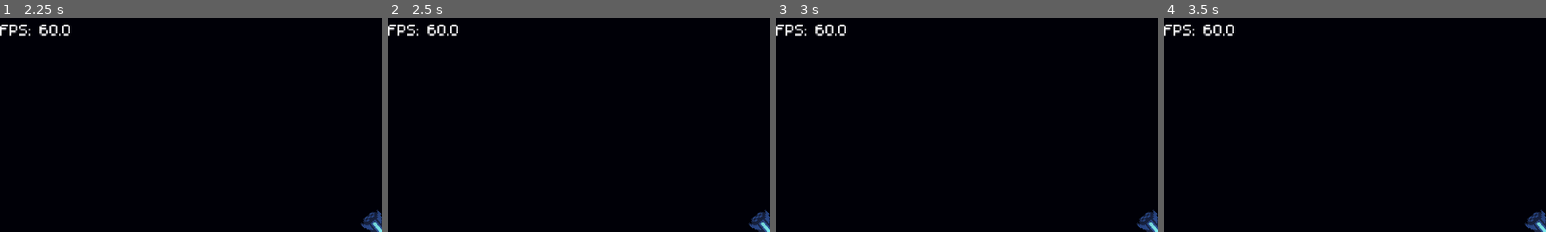
Above: before the commit, frames 1-4 (left to right).
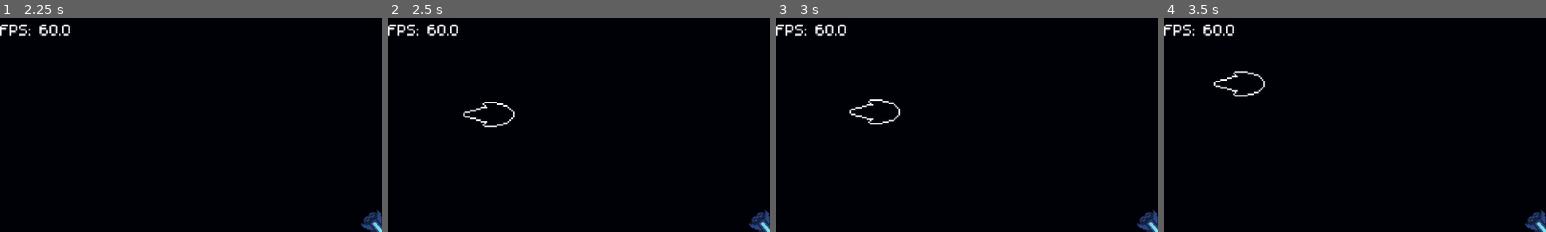
Above: after the commit, the same moments.

Repository: austingwatson/Depths
Game: Godot game, scene res://scenes/title_screen.tscn
Two runs of this game, one before a commit and one after it. Both use one fixed random seed, a clock stepped at 60 frames per second and the inputs below.
Inputs (mouse positions are % of the whole screen's width and height, from its top left):
- Up to frame 1 (2.25 s): click "Play" at 0.5 s; move the mouse to (72, 45) at 1.27 s; hold Space (thrust) 1.28-2.03 s; tap Shift (sonar) at 1.35 s; move the mouse to (30, 55) at 2.02 s; right-click (30, 55) at 2.1 s
- Up to frame 2 (2.5 s): tap Shift (sonar) at 2.3 s
- Up to frame 3 (3 s): tap Enter at 2.75 s; move the mouse to (60, 28) at 2.77 s; hold Space (thrust) from 2.78 s (still down); click (60, 28) at 2.85 s
- Up to frame 4 (3.5 s): keep holding Space (thrust); tap Shift (sonar) at 3.05 s
The pictures show only the part of the screen within x 0-50%, y 0-50%; the shares and areas given below are measured in that part.

Frame 1 is identical in both runs. In frame 2, 0.3% of the frame differs, in the area x 19-34%, y 39-52%; in frame 3, 0.3%, in the area x 19-33%, y 37-50%; in frame 4, 0.3%.

Commit message:
added outline to hunter fish

Diff:
--- /dev/null
+++ b/scenes/component/fish_sprite.tscn
@@ -0,0 +1,32 @@
+[gd_scene load_steps=5 format=3 uid="uid://yr7unnis4qow"]
+
+[ext_resource type="Script" uid="uid://dingorsklv5or" path="res://scripts/component/fish_sprite.gd" id="1_2sono"]
+
+[sub_resource type="CanvasItemMaterial" id="CanvasItemMaterial_2sono"]
+light_mode = 2
+
+[sub_resource type="CanvasTexture" id="CanvasTexture_2sono"]
+resource_local_to_scene = true
+
+[sub_resource type="CanvasItemMaterial" id="CanvasItemMaterial_hvfl6"]
+light_mode = 1
+
+[node name="FishSprite" type="Sprite2D"]
+material = SubResource("CanvasItemMaterial_2sono")
+texture = SubResource("CanvasTexture_2sono")
+region_enabled = true
+region_rect = Rect2(0, 16, 32, 16)
+script = ExtResource("1_2sono")
+
+[node name="Outline" type="Sprite2D" parent="."]
+visible = false
+material = SubResource("CanvasItemMaterial_hvfl6")
+
+[node name="VisibleOnScreenNotifier2D" type="VisibleOnScreenNotifier2D" parent="."]
+
+[node name="PingedTimer" type="Timer" parent="."]
+one_shot = true
+
+[connection signal="screen_entered" from="VisibleOnScreenNotifier2D" to="." method="_on_visible_on_screen_notifier_2d_screen_entered"]
+[connection signal="screen_exited" from="VisibleOnScreenNotifier2D" to="." method="_on_visible_on_screen_notifier_2d_screen_exited"]
+[connection signal="timeout" from="PingedTimer" to="." method="_on_pinged_timer_timeout"]
--- /dev/null
+++ b/scenes/component/sonar.tscn
@@ -0,0 +1,17 @@
+[gd_scene load_steps=3 format=3 uid="uid://dwfmk3hcaog1x"]
+
+[ext_resource type="Script" uid="uid://cpt7lapl1j3hj" path="res://scripts/component/sonar.gd" id="1_1dghd"]
+
+[sub_resource type="CircleShape2D" id="CircleShape2D_71oby"]
+radius = 0.01
+
+[node name="Sonar" type="Area2D"]
+collision_layer = 2
+collision_mask = 12
+monitorable = false
+script = ExtResource("1_1dghd")
+
+[node name="CollisionShape2D" type="CollisionShape2D" parent="."]
+shape = SubResource("CircleShape2D_71oby")
+
+[connection signal="area_entered" from="." to="." method="_on_area_entered"]
--- a/scenes/entity/actor/floater.tscn
+++ b/scenes/entity/actor/floater.tscn
@@ -98,3 +98,4 @@
 speed_scale = 0.5
 
 [connection signal="dead" from="HurtBox" to="." method="_on_hurt_box_dead"]
+[connection signal="pinged" from="HurtBox" to="." method="_on_hurt_box_pinged"]
--- a/scenes/entity/actor/hunter_fish.tscn
+++ b/scenes/entity/actor/hunter_fish.tscn
@@ -1,17 +1,18 @@
-[gd_scene load_steps=9 format=3 uid="uid://daxpl8wgwrd7w"]
+[gd_scene load_steps=10 format=3 uid="uid://daxpl8wgwrd7w"]
 
 [ext_resource type="Texture2D" uid="uid://cc2bgbvc2jubk" path="res://assets/textures/entity/hunter_fish.png" id="1_p6sfq"]
 [ext_resource type="Script" uid="uid://b8wcqwldkw4th" path="res://scripts/entity/actor/hunter_fish.gd" id="1_snnp5"]
 [ext_resource type="PackedScene" uid="uid://dgefqrqeh3evl" path="res://scenes/component/movement.tscn" id="2_vbyxb"]
+[ext_resource type="PackedScene" uid="uid://yr7unnis4qow" path="res://scenes/component/fish_sprite.tscn" id="3_mrtdc"]
 [ext_resource type="PackedScene" uid="uid://b0rymrbfbbdhr" path="res://scenes/component/hurt_box.tscn" id="3_vbyxb"]
 [ext_resource type="Texture2D" uid="uid://hyyf28m6abmq" path="res://assets/textures/entity/hunter_fish_normals.png" id="4_mrtdc"]
 
-[sub_resource type="CanvasItemMaterial" id="CanvasItemMaterial_mrtdc"]
-light_mode = 2
+[sub_resource type="CanvasTexture" id="CanvasTexture_ce58k"]
+resource_local_to_scene = true
 
-[sub_resource type="CanvasTexture" id="CanvasTexture_fjt5v"]
-diffuse_texture = ExtResource("1_p6sfq")
-normal_texture = ExtResource("4_mrtdc")
+[sub_resource type="AtlasTexture" id="AtlasTexture_ce58k"]
+atlas = ExtResource("1_p6sfq")
+region = Rect2(32, 16, 32, 16)
 
 [sub_resource type="CircleShape2D" id="CircleShape2D_snnp5"]
 
@@ -21,11 +22,13 @@
 [node name="Movement" parent="." node_paths=PackedStringArray("entity") instance=ExtResource("2_vbyxb")]
 entity = NodePath("..")
 
-[node name="Sprite2D" type="Sprite2D" parent="."]
-material = SubResource("CanvasItemMaterial_mrtdc")
-texture = SubResource("CanvasTexture_fjt5v")
-vframes = 2
-frame = 1
+[node name="FishSprite" parent="." instance=ExtResource("3_mrtdc")]
+texture = SubResource("CanvasTexture_ce58k")
+diffuse_texture = ExtResource("1_p6sfq")
+normal_texture = ExtResource("4_mrtdc")
+outline_texture = SubResource("AtlasTexture_ce58k")
+visible_rect = Rect2(-16, -8, 32, 16)
+show_time = 2.5
 
 [node name="HurtBox" parent="." instance=ExtResource("3_vbyxb")]
 collision_layer = 4
@@ -35,3 +38,4 @@
 shape = SubResource("CircleShape2D_snnp5")
 
 [connection signal="dead" from="HurtBox" to="." method="_on_hurt_box_dead"]
+[connection signal="pinged" from="HurtBox" to="." method="_on_hurt_box_pinged"]
--- a/scenes/entity/actor/player.tscn
+++ b/scenes/entity/actor/player.tscn
@@ -10,6 +10,7 @@
 [ext_resource type="Texture2D" uid="uid://brrmjvq8w3jmh" path="res://assets/textures/effects/ies_lights_pack_3d_model2.png" id="6_owhjy"]
 [ext_resource type="Texture2D" uid="uid://bcfvhcan1b35c" path="res://assets/textures/effects/ies_lights_model2.png" id="8_8l8co"]
 [ext_resource type="Script" uid="uid://41fi5af4texf" path="res://scripts/ui/camera_2d.gd" id="10_8l8co"]
+[ext_resource type="PackedScene" uid="uid://dwfmk3hcaog1x" path="res://scenes/component/sonar.tscn" id="11_eybgf"]
 
 [sub_resource type="AtlasTexture" id="AtlasTexture_8l8co"]
 atlas = ExtResource("3_v1h6o")
@@ -108,6 +109,10 @@
 [node name="Camera2D" type="Camera2D" parent="."]
 script = ExtResource("10_8l8co")
 
+[node name="Sonar" parent="." instance=ExtResource("11_eybgf")]
+max_radius = 1000.0
+duration = 5.0
+
 [connection signal="charging" from="Energy" to="." method="_on_energy_charging"]
 [connection signal="energy_changed" from="Energy" to="." method="_on_energy_energy_changed"]
 [connection signal="no_energy" from="Energy" to="." method="_on_energy_no_energy"]
--- /dev/null
+++ b/scripts/component/fish_sprite.gd
@@ -0,0 +1,39 @@
+class_name FishSprite
+extends Sprite2D
+
+@export var diffuse_texture: Texture2D
+@export var normal_texture: Texture2D
+@export var outline_texture: Texture2D
+@export var visible_rect: Rect2
+@export var show_time: float
+@onready var outline := $Outline
+@onready var pinged_timer := $PingedTimer
+var on_screen := false
+
+
+func _ready() -> void:
+	texture.diffuse_texture = diffuse_texture
+	texture.normal_texture = normal_texture
+	outline.texture = outline_texture
+	$VisibleOnScreenNotifier2D.rect = visible_rect
+	pinged_timer.wait_time = show_time
+
+
+func _on_visible_on_screen_notifier_2d_screen_entered() -> void:
+	on_screen = true
+
+
+func _on_visible_on_screen_notifier_2d_screen_exited() -> void:
+	on_screen = false
+
+
+func pinged() -> void:
+	if on_screen:
+		outline.visible = true
+	else:
+		print("show arrow")
+	pinged_timer.start()
+
+
+func _on_pinged_timer_timeout() -> void:
+	outline.visible = false
--- a/scripts/component/hurt_box.gd
+++ b/scripts/component/hurt_box.gd
@@ -4,6 +4,7 @@
 signal hurt(max_health: int, health: int)
 signal healed(max_health: int, health: int)
 signal dead
+signal pinged
 
 @export var infinite_health := false
 @export var max_health: int
@@ -28,3 +29,7 @@
 func heal(heal: int) -> void:
 	health = min(health + heal, max_health)
 	healed.emit(max_health, health)
+
+
+func ping() -> void:
+	pinged.emit()
--- /dev/null
+++ b/scripts/component/sonar.gd
@@ -0,0 +1,17 @@
+class_name Sonar
+extends Area2D
+
+@export var max_radius := 0.0
+@export var duration := 0.0
+@onready var collision_shape: Shape2D = $CollisionShape2D.shape
+
+
+func start_sonar() -> void:
+	var tween := create_tween()
+	await tween.tween_property(collision_shape, "radius", max_radius, duration).finished
+	collision_shape.radius = 0.0
+
+
+func _on_area_entered(area: Area2D) -> void:
+	if area is HurtBox:
+		area.ping()
--- a/scripts/entity/actor/floater.gd
+++ b/scripts/entity/actor/floater.gd
@@ -11,3 +11,7 @@
 func _on_hurt_box_dead() -> void:
 	GlobalSignals.on_heal_player(heal)
 	queue_free()
+
+
+func _on_hurt_box_pinged() -> void:
+	pass
--- a/scripts/entity/actor/hunter_fish.gd
+++ b/scripts/entity/actor/hunter_fish.gd
@@ -8,6 +8,12 @@
 	ATTACK,
 }
 
+@onready var fish_sprite := $FishSprite
+
 
 func _on_hurt_box_dead() -> void:
 	queue_free()
+
+
+func _on_hurt_box_pinged() -> void:
+	fish_sprite.pinged()
--- a/scripts/entity/actor/player.gd
+++ b/scripts/entity/actor/player.gd
@@ -18,6 +18,7 @@
 @onready var flicker := $Flicker
 @onready var camera := $Camera2D
 @onready var hurt_box := $HurtBox
+@onready var sonar := $Sonar
 var no_power := false
 
 
@@ -37,6 +38,8 @@
 		var direction := Vector2.RIGHT.rotated(rotation)
 		ProjectileManager.add_friendly_torpedo(global_position, direction, rotation, 1)
 		energy.use_energy(weapon_energy)
+	elif Input.is_action_just_pressed("sonar"):
+		sonar.start_sonar()
 
 
 func _physics_process(delta: float) -> void:
Not shown, added: assets/textures/level/deep_background.png.import
Not shown: 1 places in scenes/entity/actor/player.tscn that only renumber resources
Not shown, added: scripts/component/fish_sprite.gd.uid
Not shown, added: scripts/component/sonar.gd.uid
